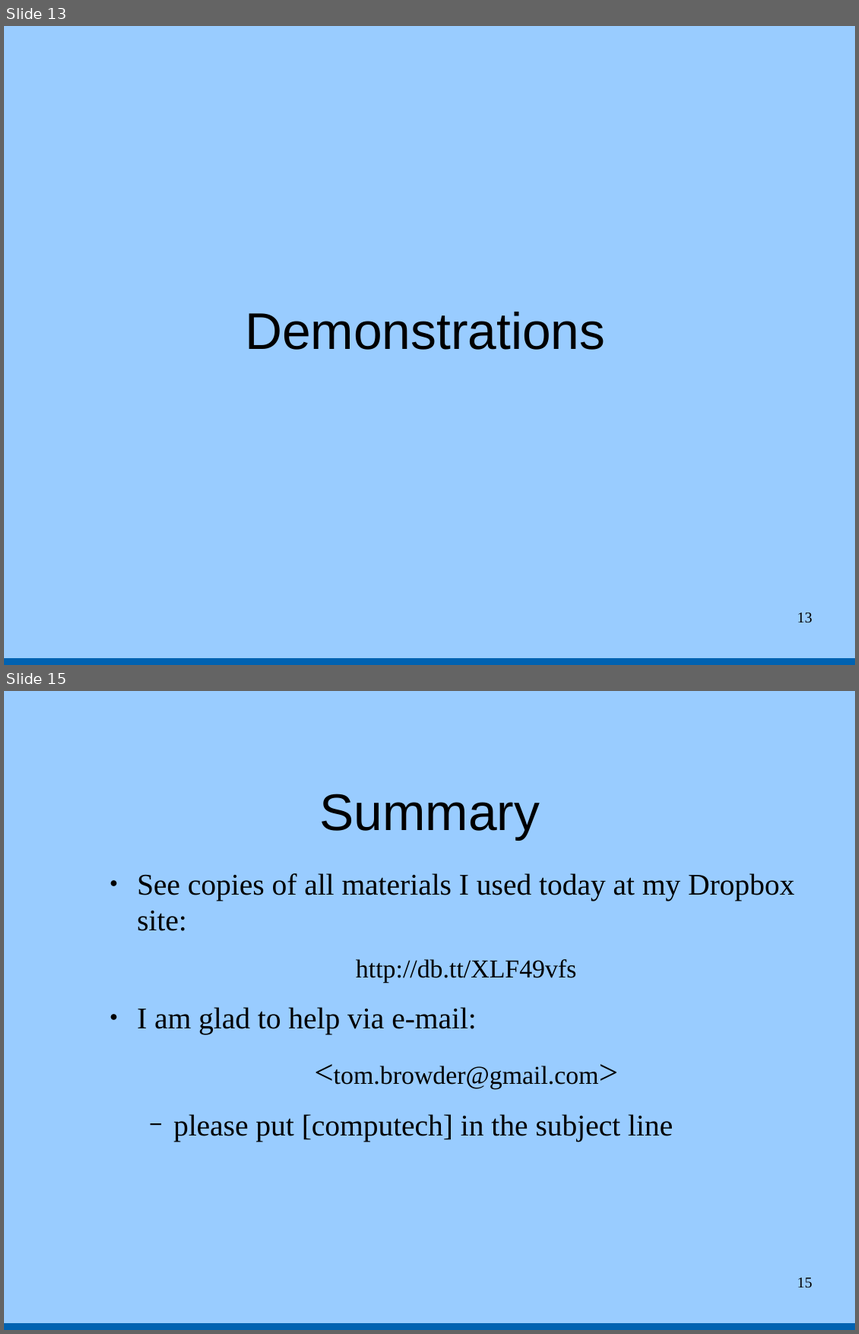
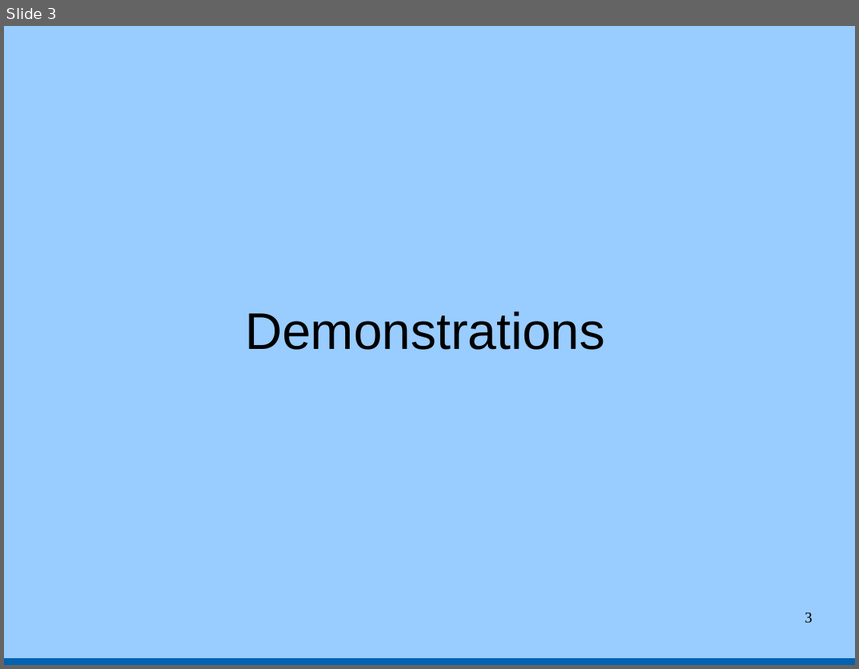
Before and after one commit to tbrowder/nwflug, a slide deck: NWFLUG/mtg-2015-07-06/version-control.odp. Shown one above the other, each under a label of ours: slides 13 and 15 before the commit, slide 3 after it; the slides between them are not shown. The pictures are 859x1334 and 859x669 pixels, drawn with LibreOffice and Linux fonts; fonts in the diff are those of the drawing. Boxes give left, top, right and bottom in pixels: in the first picture for what was removed or moved away, otherwise in the second. Text is boxed around its words. In the diff, an @@ line names an element or a change of style, - is before the commit and + after.

```diff
--- a/NWFLUG/mtg-2015-07-06/version-control.odp
+++ b/NWFLUG/mtg-2015-07-06/version-control.odp
@@ slide 15 removed at (x1=4, y1=691, x2=855, y2=1330), background #99CCFF; not listed: 1 template element that a slide beside it also shows @@
@@ title removed at (x1=319, y1=794, x2=540, y2=840) @@
-Summary
@@ text removed at (x1=137, y1=873, x2=794, y2=1142) @@
-● See copies of all materials I used today at my Dropbox site:
-http://db.tt/XLF49vfs
-● I am glad to help via e-mail:
-<tom.browder@gmail.com>
-  − please put [computech] in the subject line
@@ page number removed at (x1=797, y1=1278, x2=813, y2=1288) @@
-15
@@ what was slide 13 is now slide 3 @@
@@ page number at (x1=805, y1=613, x2=813, y2=623): text changed @@
-13
+3
```
Also in this commit, not shown: 2 slides added, 13 other slides removed.
